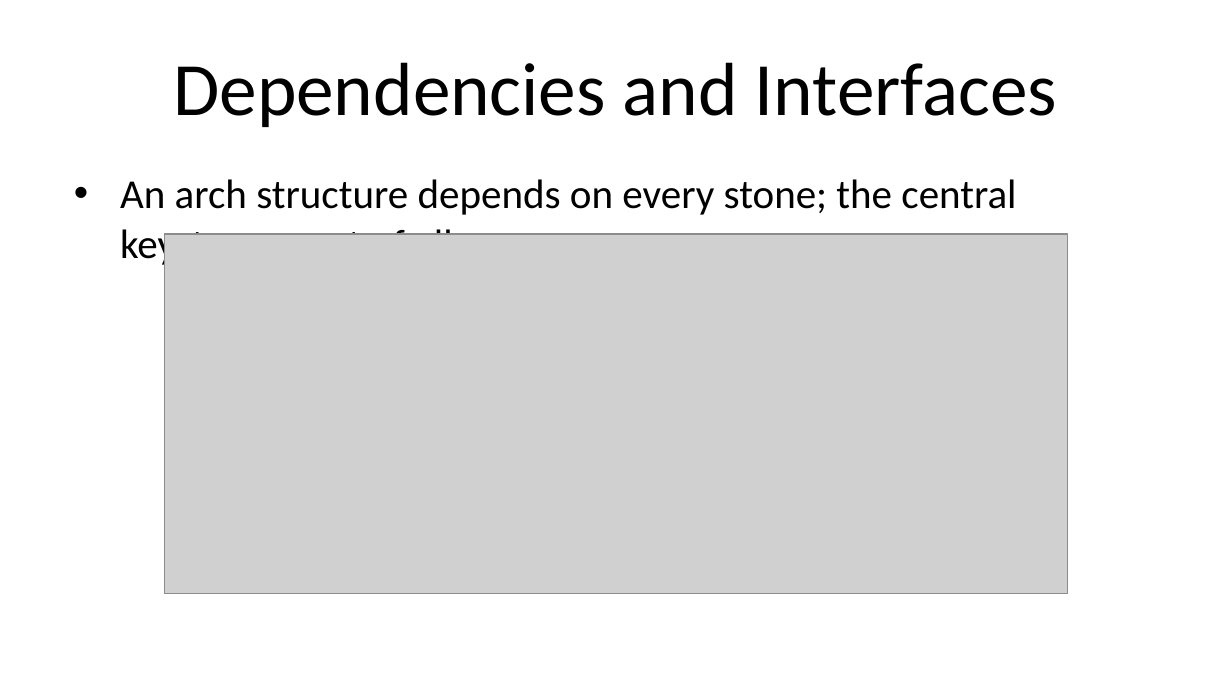
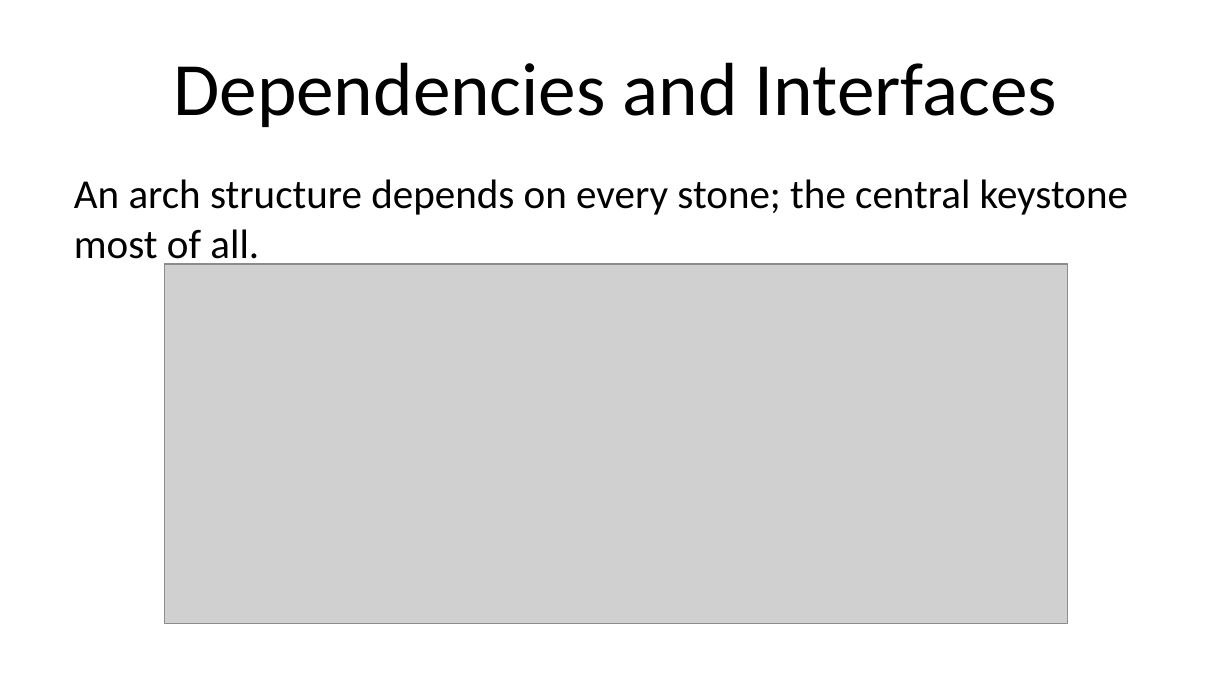
Before and after one commit to HudsonSC/CodeMash-2015-Precompiler-Workshop, a slide deck: slide 5 of 04-More Practices.pptx. Drawn at 1232x693 pixels with LibreOffice and Linux fonts; fonts in the diff are those of the drawing; grey boxes stand for pictures; background and template pictures are left out. Boxes give left, top, right and bottom in pixels: in the first picture for what was removed or moved away, otherwise in the second. Text is boxed around its words. In the diff, an @@ line names an element or a change of style, - is before the commit and + after.

Commit message:
Cleaning up Advanced Practices

```diff
--- a/04-More Practices.pptx
+++ b/04-More Practices.pptx
@@ text "An arch structure depends on ..." at [74,179,1128,268]: bullet • to none @@
@@ picture: place and size @@
-picture at [164,234,1067,594]
+picture at [164,264,1067,623]
```
